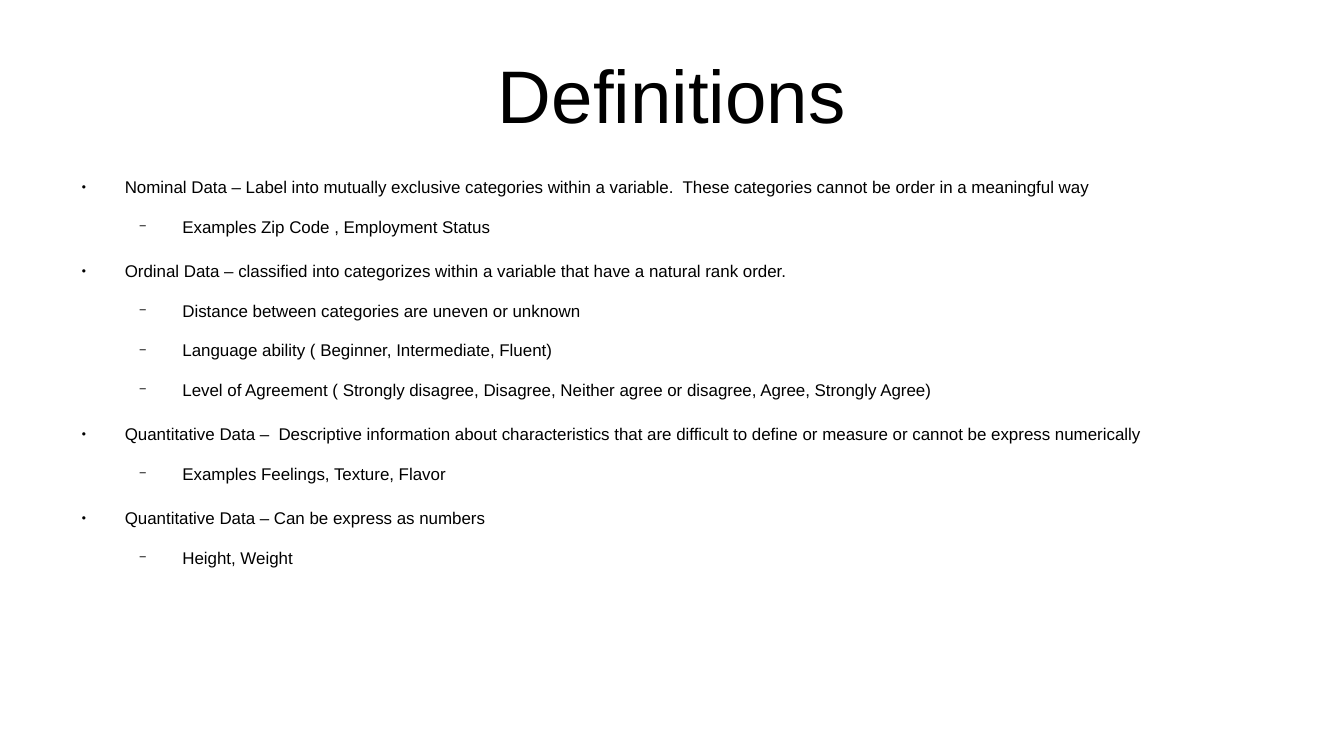
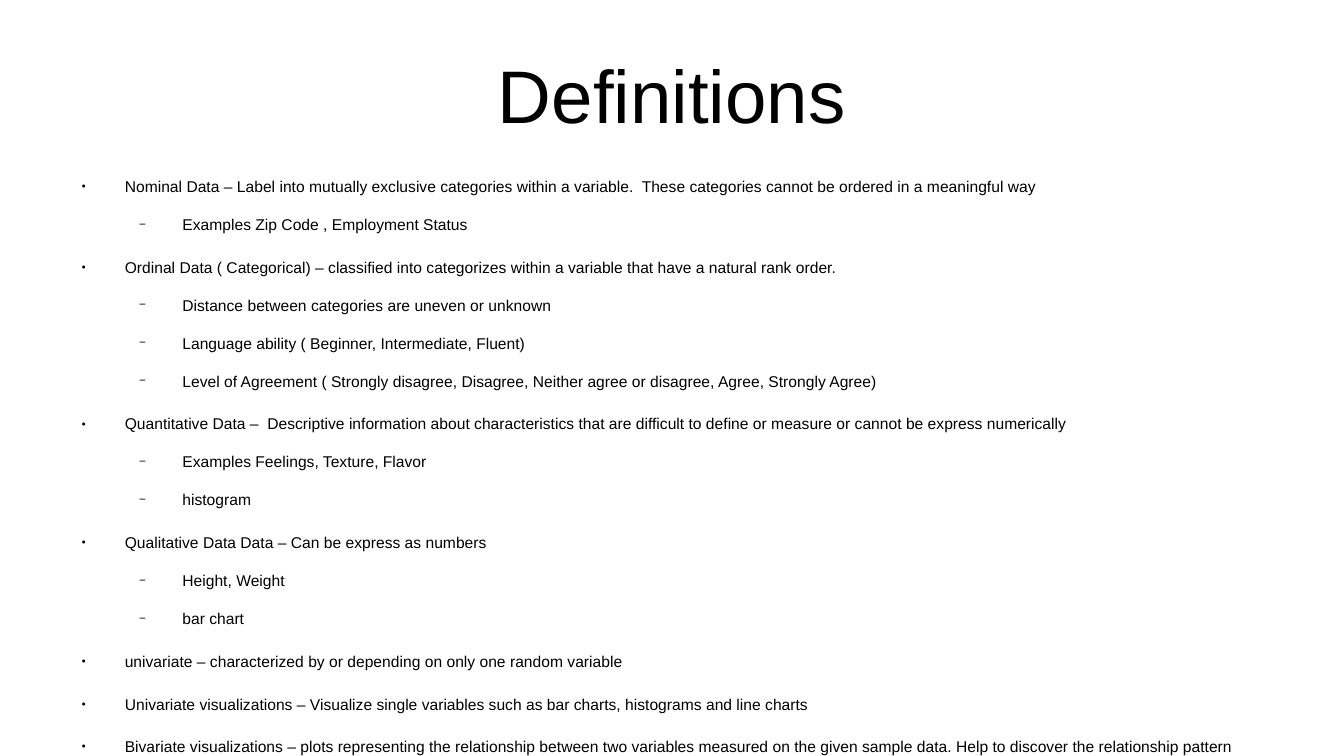
Before and after one commit to CharlesStockman/notesFromCourses, a slide deck: slide 2 of dataScience/Numpy and Pandas/Mathplotlib and SeabornLib.odp. Drawn at 1344x756 pixels with LibreOffice and Linux fonts; fonts in the diff are those of the drawing. Boxes give left, top, right and bottom in pixels: in the first picture for what was removed or moved away, otherwise in the second. Text is boxed around its words. In the diff, an @@ line names an element or a change of style, - is before the commit and + after.

```diff
--- a/dataScience/Numpy and Pandas/Mathplotlib and SeabornLib.odp
+++ b/dataScience/Numpy and Pandas/Mathplotlib and SeabornLib.odp
@@ text at (125, 180, 1036, 195): text changed; size 10 to 9.2 pt @@
-● Nominal Data – Label into mutually exclusive categories within a variable. These categories cannot be order in a meaningful way
+● Nominal Data – Label into mutually exclusive categories within a variable. These categories cannot be ordered in a meaningful way
@@ text at (125, 218, 1066, 589): size 10 to 9.2 pt in "Examples Zip Code , Employment Status", "Distance between categories are uneven or unknown", "Language ability ( Beginner, Intermediate, Fluent)", "Level of Agreement ( Strongly disagree, Disagree, ..." and 3 more places @@
@@ text at (125, 261, 836, 276): text changed; size 10 to 9.2 pt @@
-● Ordinal Data – classified into categorizes within a variable that have a natural rank order.
+● Ordinal Data ( Categorical) – classified into categorizes within a variable that have a natural rank order.
@@ text at (125, 493, 487, 551): text changed; size 10 to 9.2 pt @@
-● Quantitative Data – Can be express as numbers
+  − histogram
+● Qualitative Data Data – Can be express as numbers
@@ text at (125, 612, 1232, 756): paragraphs added @@
+  − bar chart
+● univariate – characterized by or depending on only one random variable
+● Univariate visualizations – Visualize single variables such as bar charts, histograms and line charts
+● Bivariate visualizations – plots representing the relationship between two variables measured on the given sample data. Help to discover the relationship pattern between two variables
+● Discrete Quantitative variables – non continuous ( discrete) measure of a quantity
```
Also in this commit, not shown: 8 other slides changed, 17 slides added, 52 other files.
